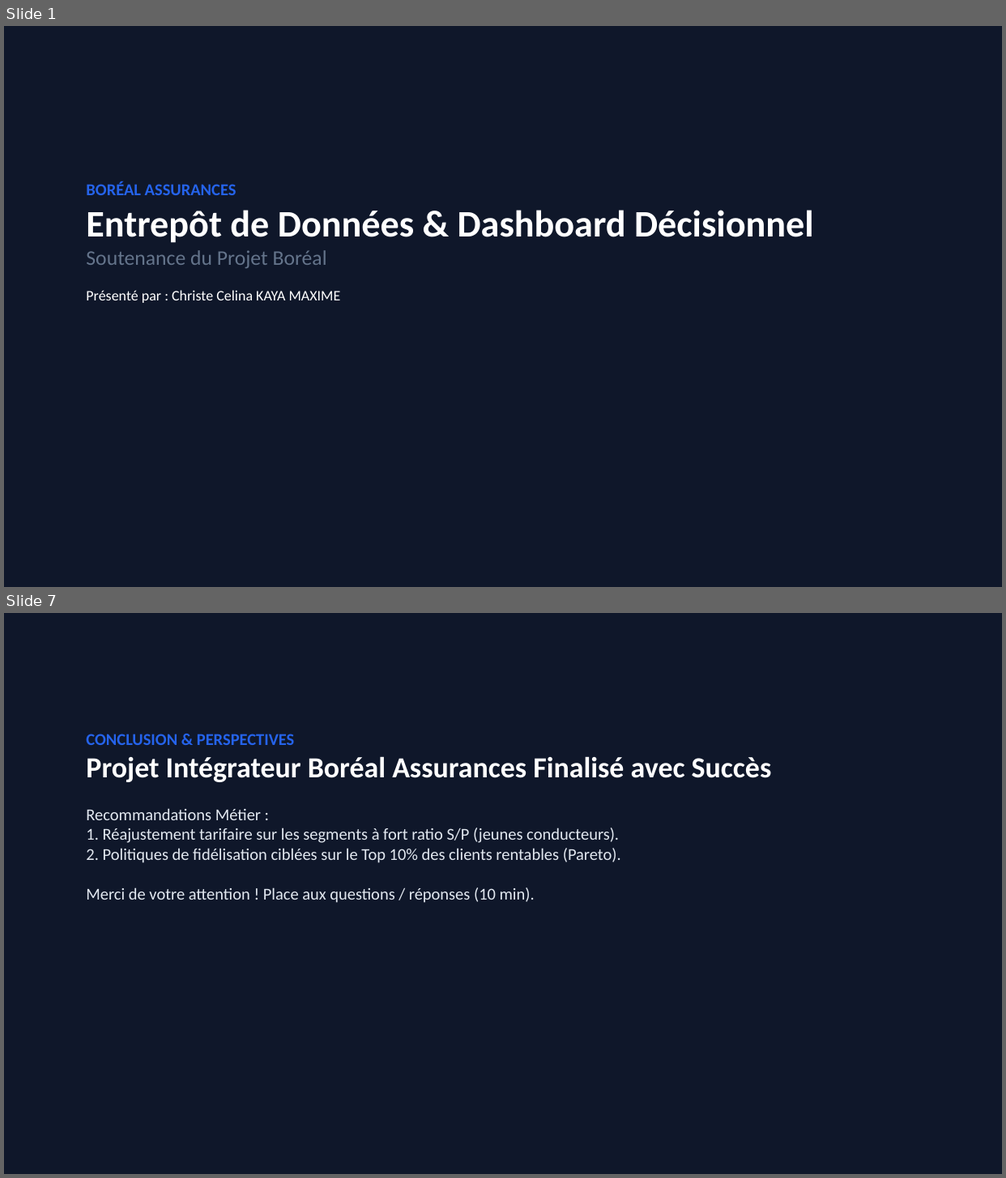
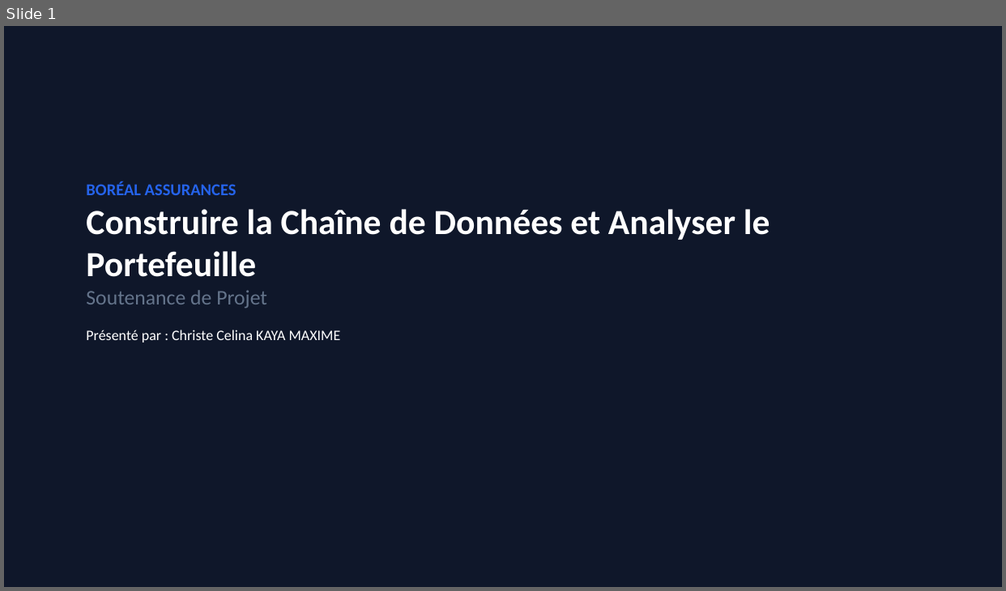
Before and after one commit to kmcc2001/projet_boreal_assurances, a slide deck: KAYA_Boreal_Presentation.pptx. Shown one above the other, each under a label of ours: slides 1 and 7 before the commit, slide 1 after it; the slides between them are not shown. The pictures are 1006x1178 and 1006x591 pixels, drawn with LibreOffice and Linux fonts; fonts in the diff are those of the drawing. Boxes give left, top, right and bottom in pixels: in the first picture for what was removed or moved away, otherwise in the second. Text is boxed around its words. In the diff, an @@ line names an element or a change of style, - is before the commit and + after.

Commit message:
Finalisation su projet

```diff
--- a/KAYA_Boreal_Presentation.pptx
+++ b/KAYA_Boreal_Presentation.pptx
@@ slide 7 removed at <box>4,613,1002,1174</box>, background #FFFFFF @@
@@ rectangle removed at <box>4,613,1002,1174</box> @@
@@ text removed at <box>86,734,772,903</box> @@
-CONCLUSION & PERSPECTIVES
-Projet Intégrateur Boréal Assurances Finalisé avec Succès
-Recommandations Métier :
-1. Réajustement tarifaire sur les segments à fort ratio S/P (jeunes conducteurs).
-2. Politiques de fidélisation ciblées sur le Top 10% des clients rentables (Pareto).
-Merci de votre attention ! Place aux questions / réponses (10 min).
@@ slide 1 changed as well @@
@@ text at <box>86,209,770,308</box>: text changed; size 36 to 34 pt @@
-Entrepôt de Données & Dashboard Décisionnel
-Soutenance du Projet Boréal
+Construire la Chaîne de Données et Analyser le Portefeuille
+Soutenance de Projet
```
Also in this commit, not shown: 1 other slide changed, 5 slides added, 4 other slides removed, 9 other files.
